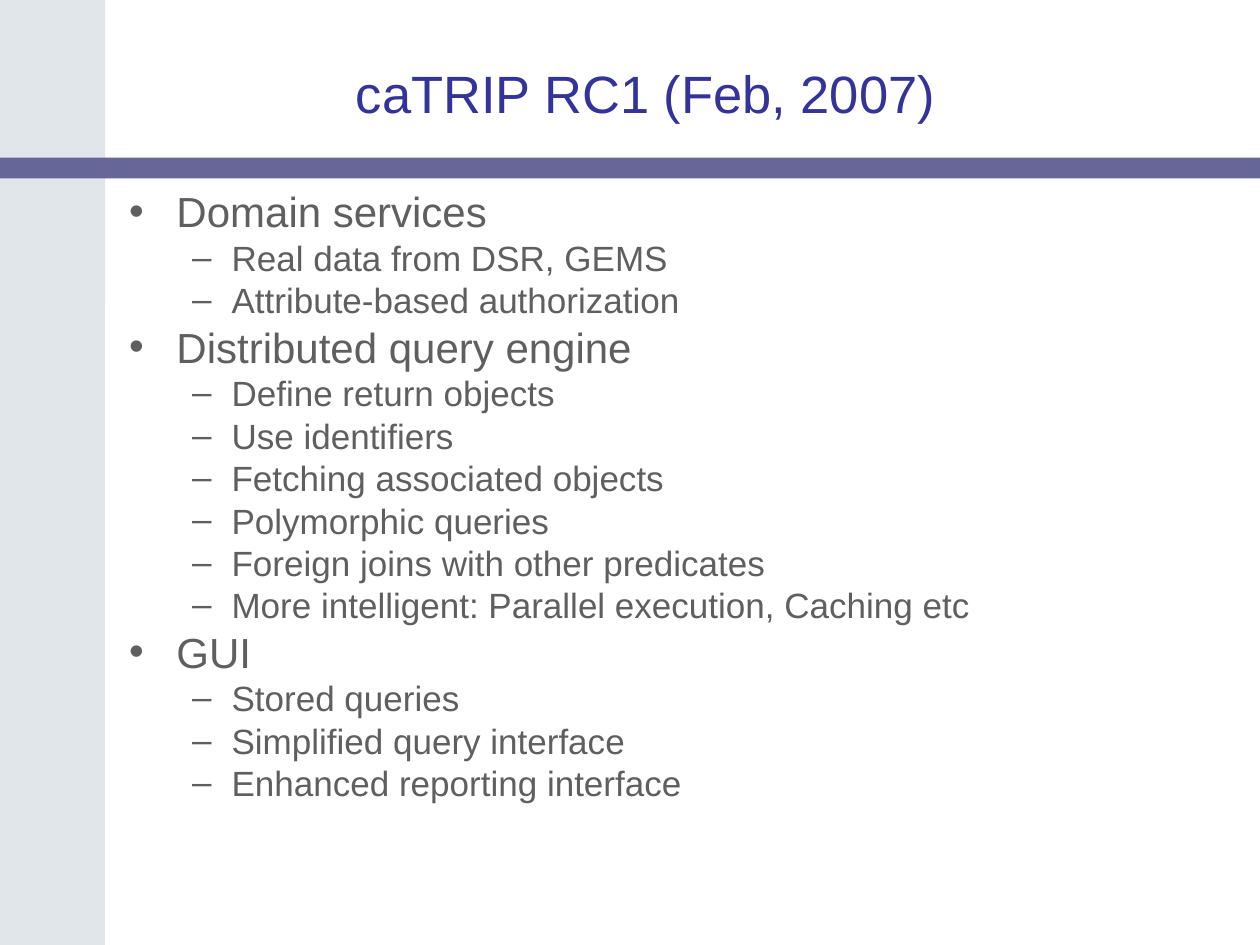
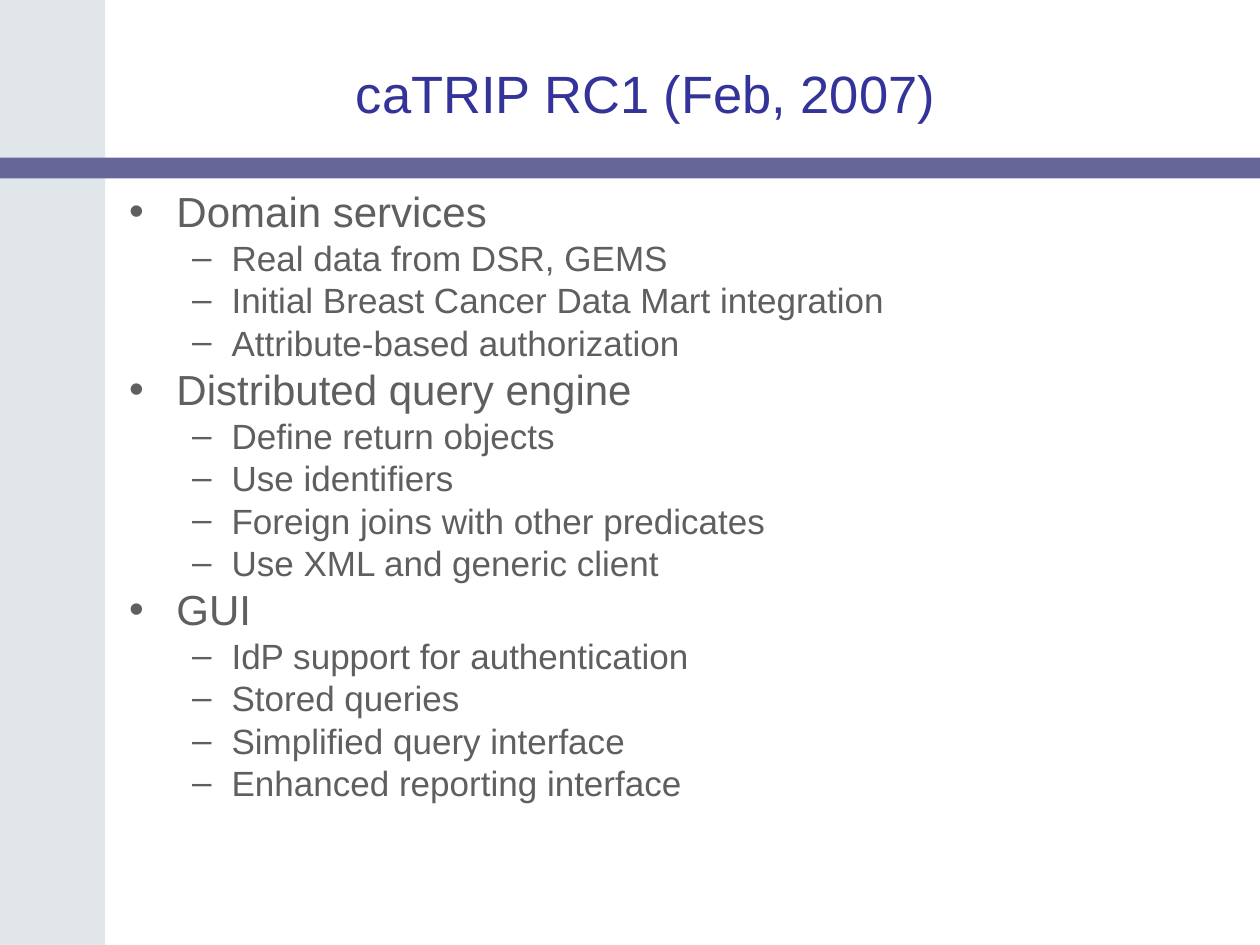
Before and after one commit to NCIP/catrip, a slide deck: slide 10 of catrip/documentation/presentations/catrip_alpha_demo_2006_08_11/catrip_alpha_demo_2006_08_11.ppt. Drawn at 1260x945 pixels with LibreOffice and Linux fonts; fonts in the diff are those of the drawing; background and template pictures are left out. Boxes give left, top, right and bottom in pixels: in the first picture for what was removed or moved away, otherwise in the second. Text is boxed around its words. In the diff, an @@ line names an element or a change of style, - is before the commit and + after.

```diff
--- a/catrip/documentation/presentations/catrip_alpha_demo_2006_08_11/catrip_alpha_demo_2006_08_11.ppt
+++ b/catrip/documentation/presentations/catrip_alpha_demo_2006_08_11/catrip_alpha_demo_2006_08_11.ppt
@@ text at [232,287,884,320]: paragraph added @@
+  – Initial Breast Cancer Data Mart integration
@@ text at [232,465,664,540]: paragraphs removed @@
-  – Fetching associated objects
-  – Polymorphic queries
@@ text at [232,550,659,583]: text changed @@
-  – More intelligent: Parallel execution, Caching etc
+  – Use XML and generic client
@@ text at [232,643,688,676]: paragraph added @@
+  – IdP support for authentication
```
Also in this commit, not shown: 14 other slides changed.
